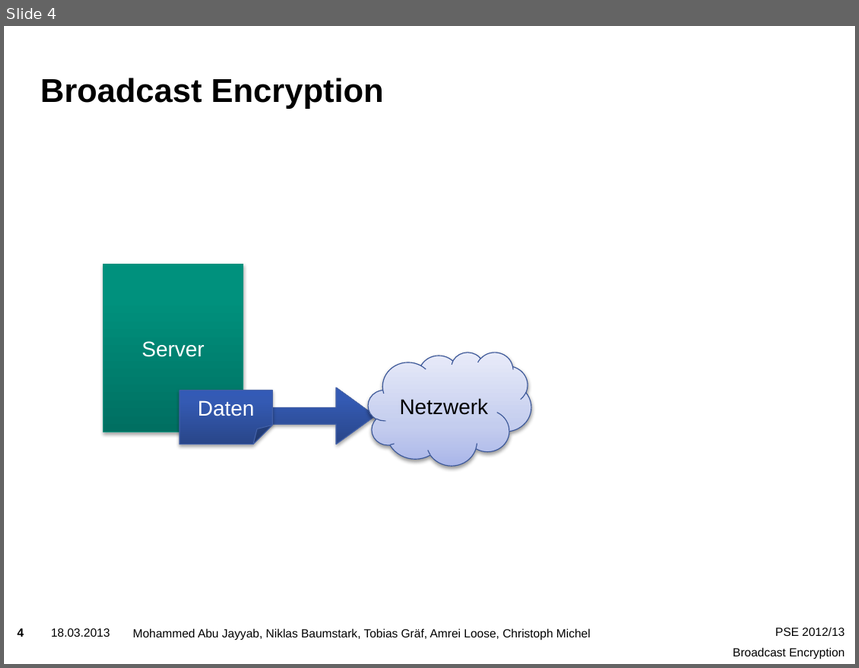
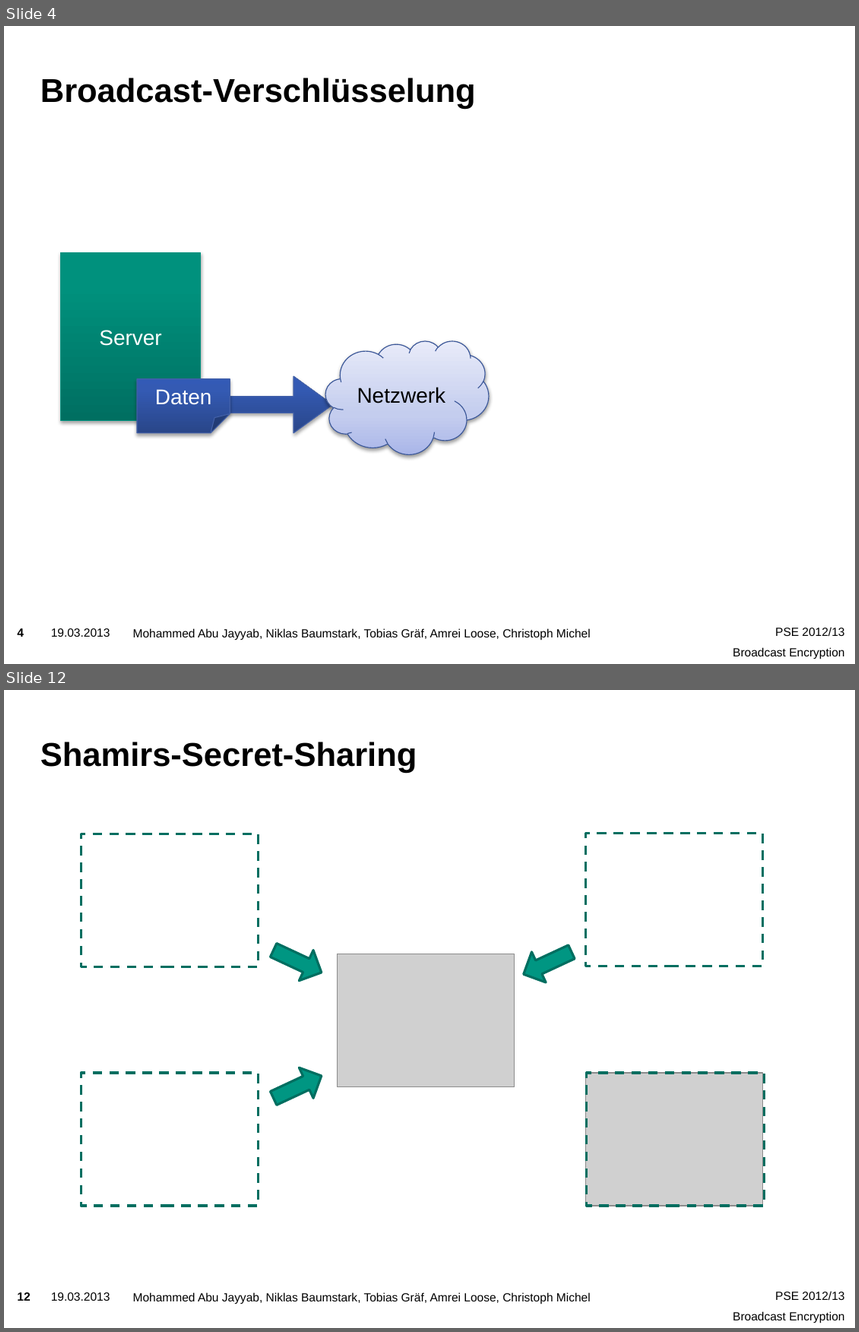
Before and after one commit to niklasb/pse-broadcast-encryption, a slide deck: praesentation/pse-abschluss.pptx. Shown one above the other, each under a label of ours: slide 4 before the commit, slides 4 and 12 after it; the slides between them are not shown. The pictures are 859x668 and 859x1332 pixels, drawn with LibreOffice and Linux fonts; fonts in the diff are those of the drawing; grey boxes stand for pictures; background and template pictures are left out. Boxes give left, top, right and bottom in pixels: in the first picture for what was removed or moved away, otherwise in the second. Text is boxed around its words. In the diff, an @@ line names an element or a change of style, - is before the commit and + after.

```diff
--- a/praesentation/pse-abschluss.pptx
+++ b/praesentation/pse-abschluss.pptx
@@ slide 12 added at [4, 690, 855, 1328], background picture (left out); not listed: 4 template elements that a slide beside it also shows @@
@@ title added at [40, 742, 417, 773], 28 pt, text #000000, bold @@
+Shamirs-Secret-Sharing
@@ rectangle added at [82, 834, 259, 967], outline #006F60 2 pt dashed @@
@@ rectangle added at [585, 833, 762, 966], outline #006F60 2 pt dashed @@
@@ down arrow added at [266, 935, 329, 988], fill #009682, outline #006F60 2 pt @@
@@ down arrow added at [517, 937, 579, 989], fill #009682, outline #006F60 2 pt @@
@@ picture added at [338, 954, 515, 1087] @@
@@ rectangle added at [82, 1073, 259, 1206], outline #006F60 2 pt dashed @@
@@ down arrow added at [266, 1061, 329, 1114], fill #009682, outline #006F60 2 pt @@
@@ picture added at [585, 1073, 762, 1206] @@
@@ rectangle added at [587, 1073, 764, 1206], outline #006F60 2 pt dashed @@
@@ slide 4 changed as well @@
@@ title at [40, 78, 476, 109]: text changed @@
-Broadcast Encryption
+Broadcast-Verschlüsselung
@@ 1 rectangle, 1 folded corner, 1 cloud, 1 right arrow: place and size @@
-1 rectangle, 1 folded corner, 1 cloud, 1 right arrow at [104, 265, 531, 465]
+1 rectangle, 1 folded corner, 1 cloud, 1 right arrow at [61, 253, 489, 454]
@@ text at [51, 629, 110, 637]: text changed @@
-18.03.2013
+19.03.2013
```
Also in this commit, not shown: 13 other slides changed, 6 other slides added, 9 slides removed, 1 other file.
